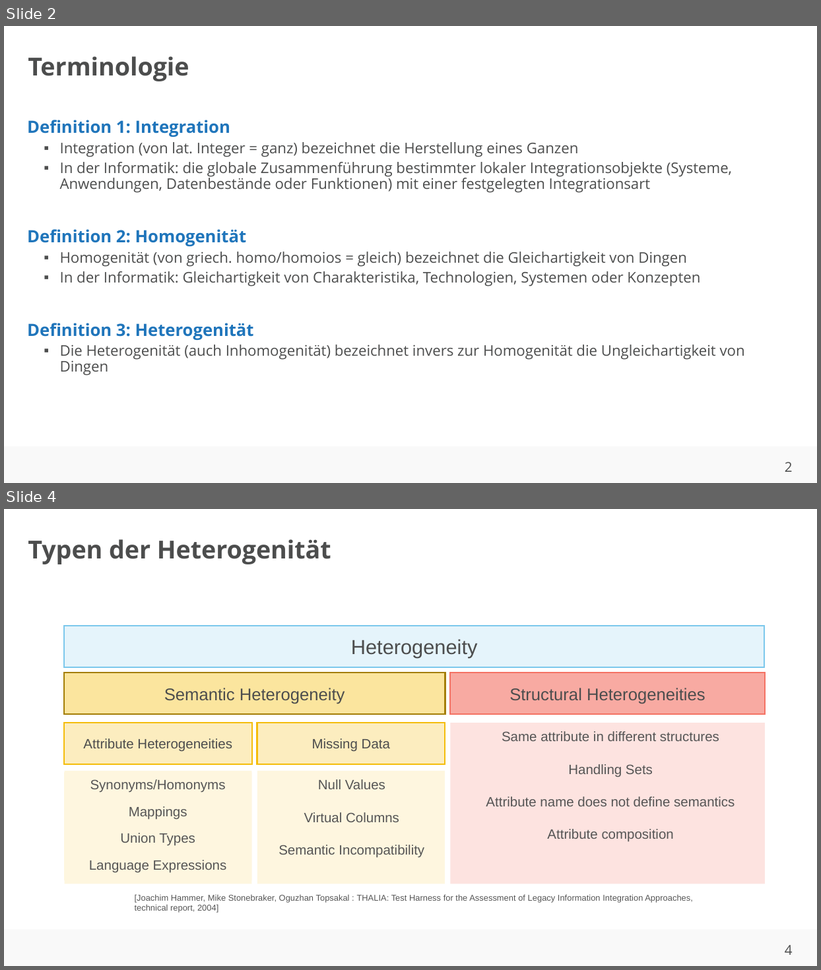
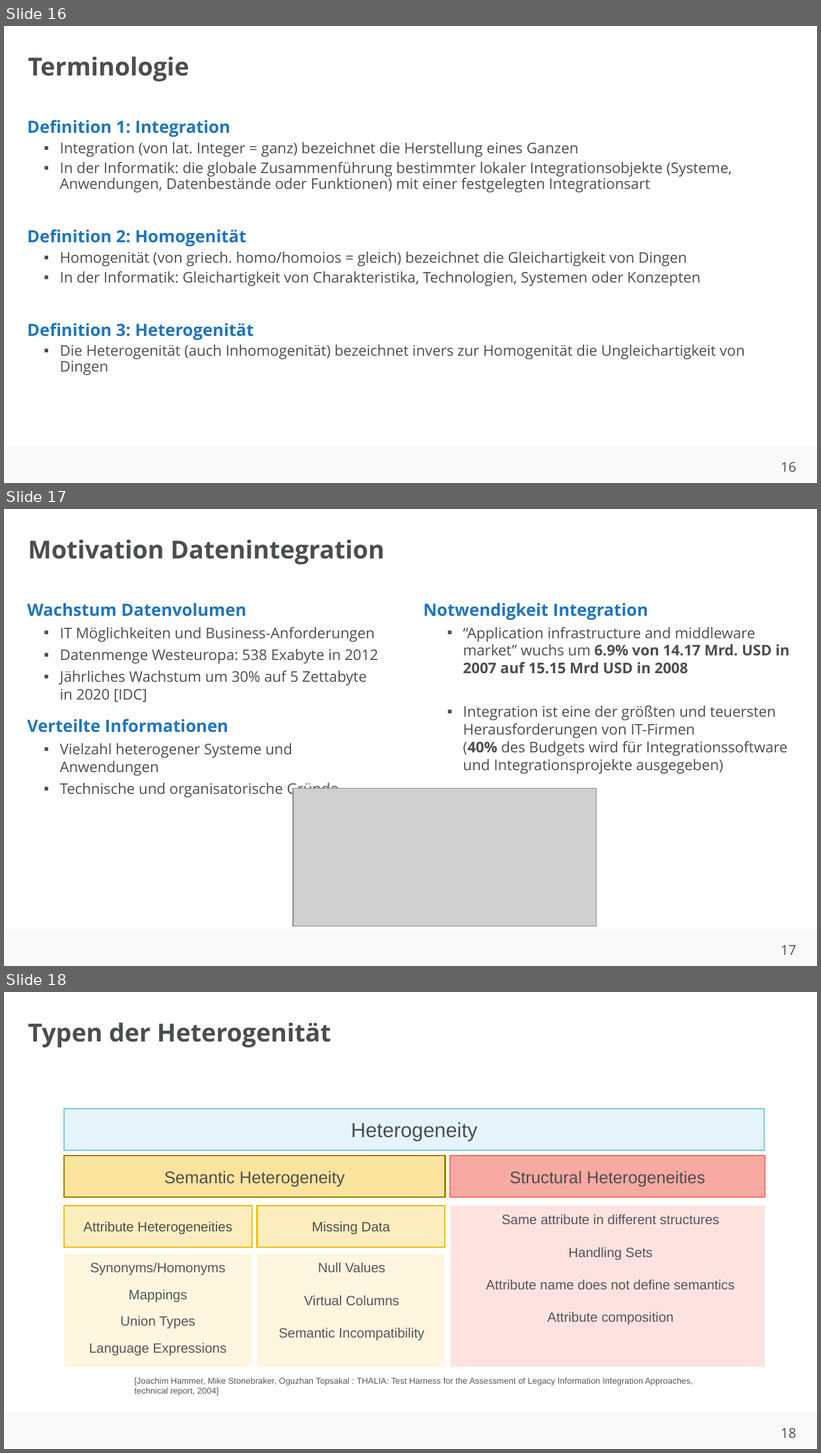
Before and after one commit to ahndavin/Abschlussarbeit_Bachelor, a slide deck: Kolloquium/Kolloquium.pptx. Shown one above the other, each under a label of ours: slides 2 and 4 before the commit, slides 16, 17 and 18 after it; the slides between them are not shown. The pictures are 821x970 and 821x1453 pixels, drawn with LibreOffice and Linux fonts; fonts in the diff are those of the drawing; grey boxes stand for pictures; background and template pictures are left out. Boxes give left, top, right and bottom in pixels: in the first picture for what was removed or moved away, otherwise in the second. Text is boxed around its words. In the diff, an @@ line names an element or a change of style, - is before the commit and + after.

```diff
--- a/Kolloquium/Kolloquium.pptx
+++ b/Kolloquium/Kolloquium.pptx
@@ slide 17 added at bbox=[4, 509, 817, 966], background #FFFFFF; not listed: 2 template elements that a slide beside it also shows @@
@@ title added at bbox=[28, 539, 384, 564], 22 pt, text #4C4D4D, bold @@
+Motivation Datenintegration
@@ text added at bbox=[27, 603, 378, 798], 13 pt, text #4C4D4D @@
+Wachstum Datenvolumen
+  ▪ IT Möglichkeiten und Business-Anforderungen
+  ▪ Datenmenge Westeuropa: 538 Exabyte in 2012
+  ▪ Jährliches Wachstum um 30% auf 5 Zettabyte
+    in 2020 [IDC]
+Verteilte Informationen
+  ▪ Vielzahl heterogener Systeme und Anwendungen
+  ▪ Technische und organisatorische Gründe
@@ text added at bbox=[423, 603, 789, 774], 13 pt, text #4C4D4D @@
+Notwendigkeit Integration
+  ▪ “Application infrastructure and middleware market” wuchs um 6.9% von 14.17 Mrd. USD in 2007 auf 15.15 Mrd USD in 2008
+  ▪ Integration ist eine der größten und teuersten Herausforderungen von IT-Firmen
+    (40% des Budgets wird für Integrationssoftware und Integrationsprojekte ausgegeben)
@@ picture added at bbox=[294, 789, 597, 927] @@
@@ what was slide 2 is now slide 16 @@
@@ page number at bbox=[781, 462, 796, 472]: text changed @@
-2
+16
@@ what was slide 4 is now slide 18 @@
@@ page number at bbox=[781, 1428, 796, 1438]: text changed @@
-4
+18
```
Also in this commit, not shown: 14 other slides added, 1 slide removed, 3 other files.
